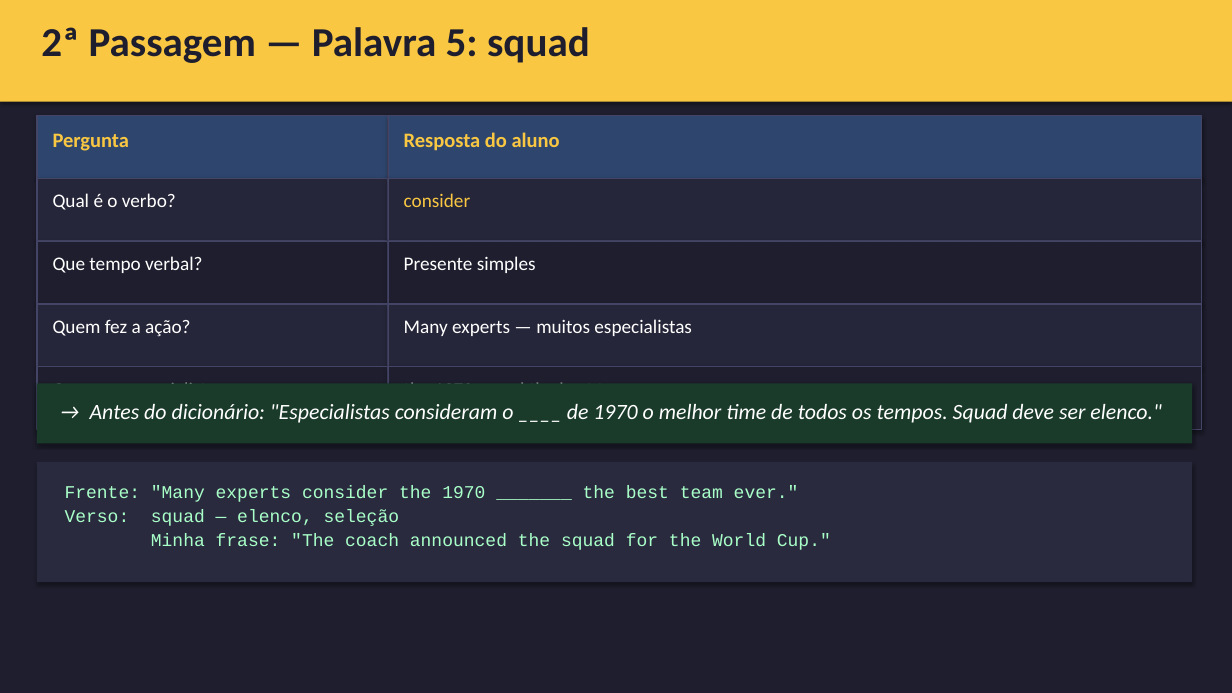
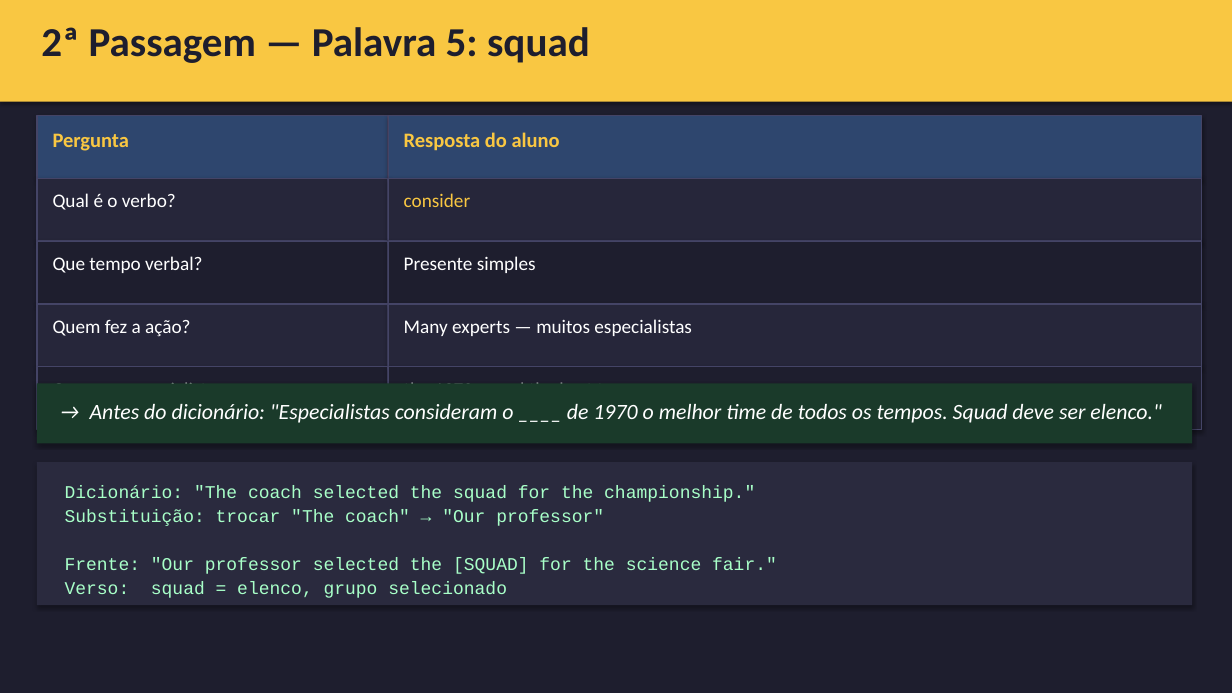
Before and after one commit to emadruga/StudyAmigoApp, a slide deck: slide 21 of placement_exam/planning_E02/E02_slides_Tier1_Duas_Passagem_v1.0.pptx. Drawn at 1232x693 pixels with LibreOffice and Linux fonts; fonts in the diff are those of the drawing. Boxes give left, top, right and bottom in pixels: in the first picture for what was removed or moved away, otherwise in the second. Text is boxed around its words. In the diff, an @@ line names an element or a change of style, - is before the commit and + after.

```diff
--- a/placement_exam/planning_E02/E02_slides_Tier1_Duas_Passagem_v1.0.pptx
+++ b/placement_exam/planning_E02/E02_slides_Tier1_Duas_Passagem_v1.0.pptx
@@ rectangle: place and size @@
-rectangle at <box>37,462,1192,582</box>
+rectangle at <box>37,462,1192,605</box>
@@ text at <box>65,485,777,598</box>: text changed @@
-Frente: "Many experts consider the 1970 _______ the best team ever."
-Verso: squad — elenco, seleção
-Minha frase: "The coach announced the squad for the World Cup."
+Dicionário: "The coach selected the squad for the championship."
+Substituição: trocar "The coach" → "Our professor"
+Frente: "Our professor selected the [SQUAD] for the science fair."
+Verso: squad = elenco, grupo selecionado
```
Also in this commit, not shown: 12 other slides changed, 1 other file.
